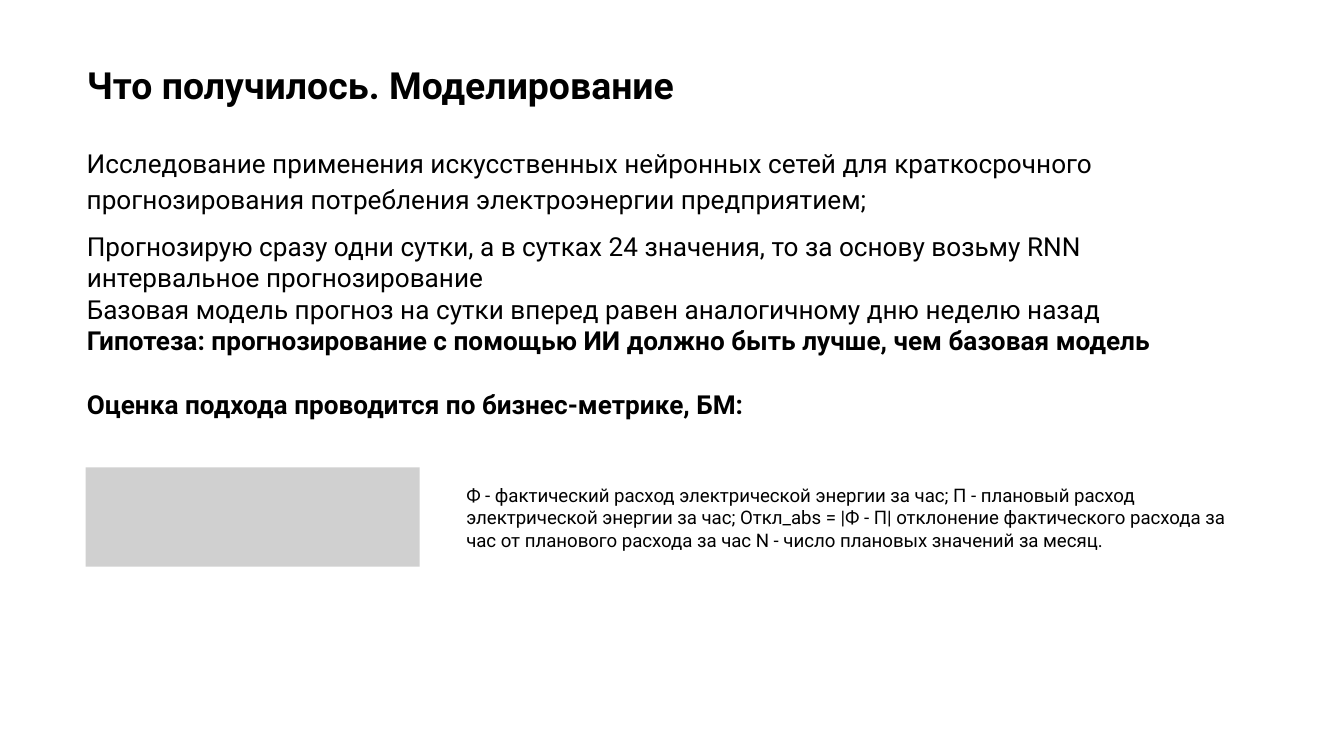
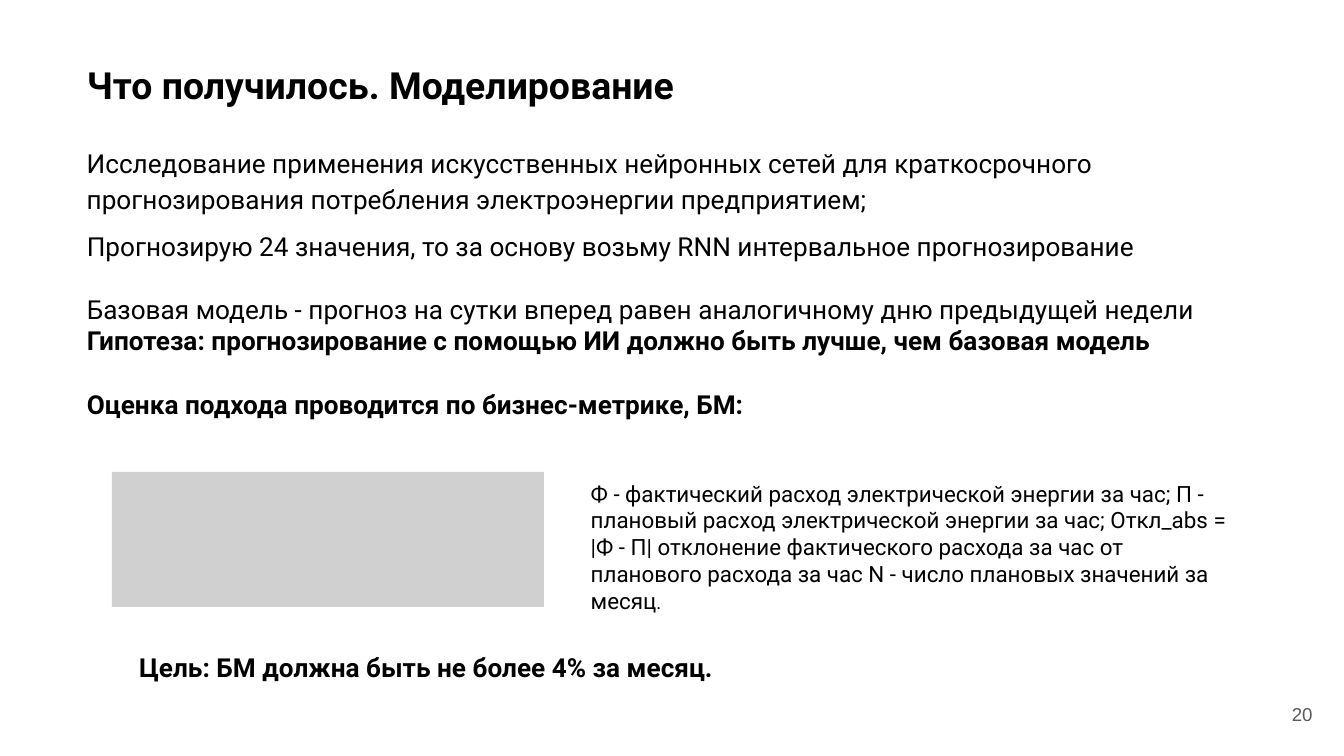
Before and after one commit to smddyakonov/otus_ds_dyakonov, a slide deck: slide 20 of hw-19/Презентация.pptx (slide 16 before the commit). Drawn at 1344x756 pixels with LibreOffice and Linux fonts; fonts in the diff are those of the drawing; grey boxes stand for pictures; background and template pictures are left out. Boxes give left, top, right and bottom in pixels: in the first picture for what was removed or moved away, otherwise in the second. Text is boxed around its words. In the diff, an @@ line names an element or a change of style, - is before the commit and + after.

```diff
--- a/hw-19/Презентация.pptx
+++ b/hw-19/Презентация.pptx
@@ text at box(87, 237, 1194, 325): text changed @@
-Прогнозирую сразу одни сутки, а в сутках 24 значения, то за основу возьму RNN интервальное прогнозирование
-Базовая модель прогноз на сутки вперед равен аналогичному дню неделю назад
+Прогнозирую 24 значения, то за основу возьму RNN интервальное прогнозирование
+Базовая модель - прогноз на сутки вперед равен аналогичному дню предыдущей недели
@@ picture: place and size @@
-picture at box(86, 468, 446, 567)
+picture at box(112, 472, 578, 607)
@@ text "Ф - фактический расход электрической ...": place and size @@
-text "Ф - фактический расход электрической ..." at box(466, 488, 1225, 551)
+text "Ф - фактический расход электрической ..." at box(591, 485, 1209, 613)
@@ text "Ф - фактический расход электрической ..." at box(591, 485, 1209, 613): size 10 to 12 pt @@
@@ text added at box(139, 657, 713, 682), 14 pt, text #000000, bold @@
+Цель: БМ должна быть не более 4% за месяц.
@@ page number added at box(1292, 708, 1313, 721), 10 pt, text #595959 @@
+20
```
Also in this commit, not shown: 16 other slides changed, 7 slides added, 2 other files.
